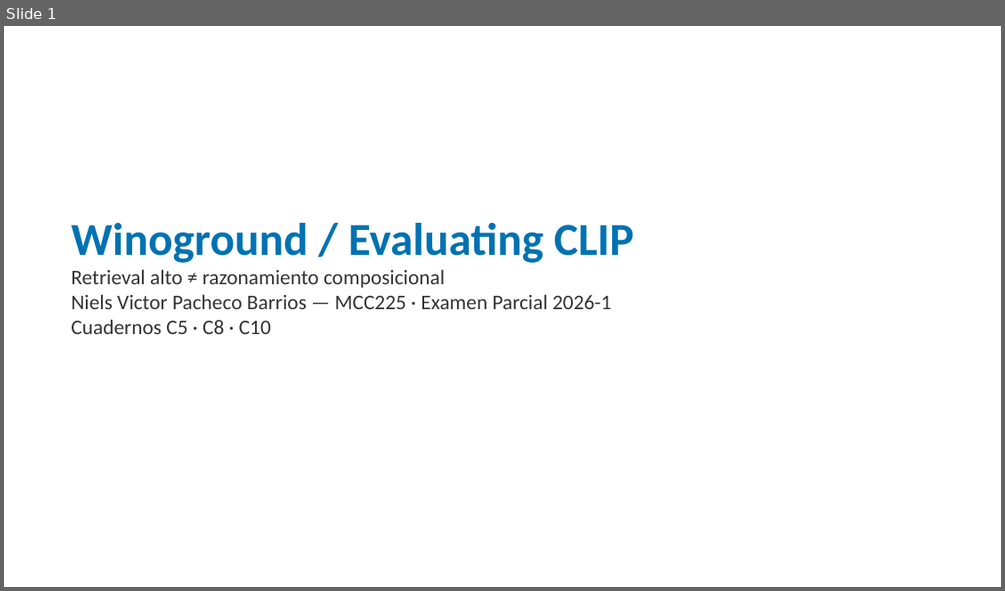
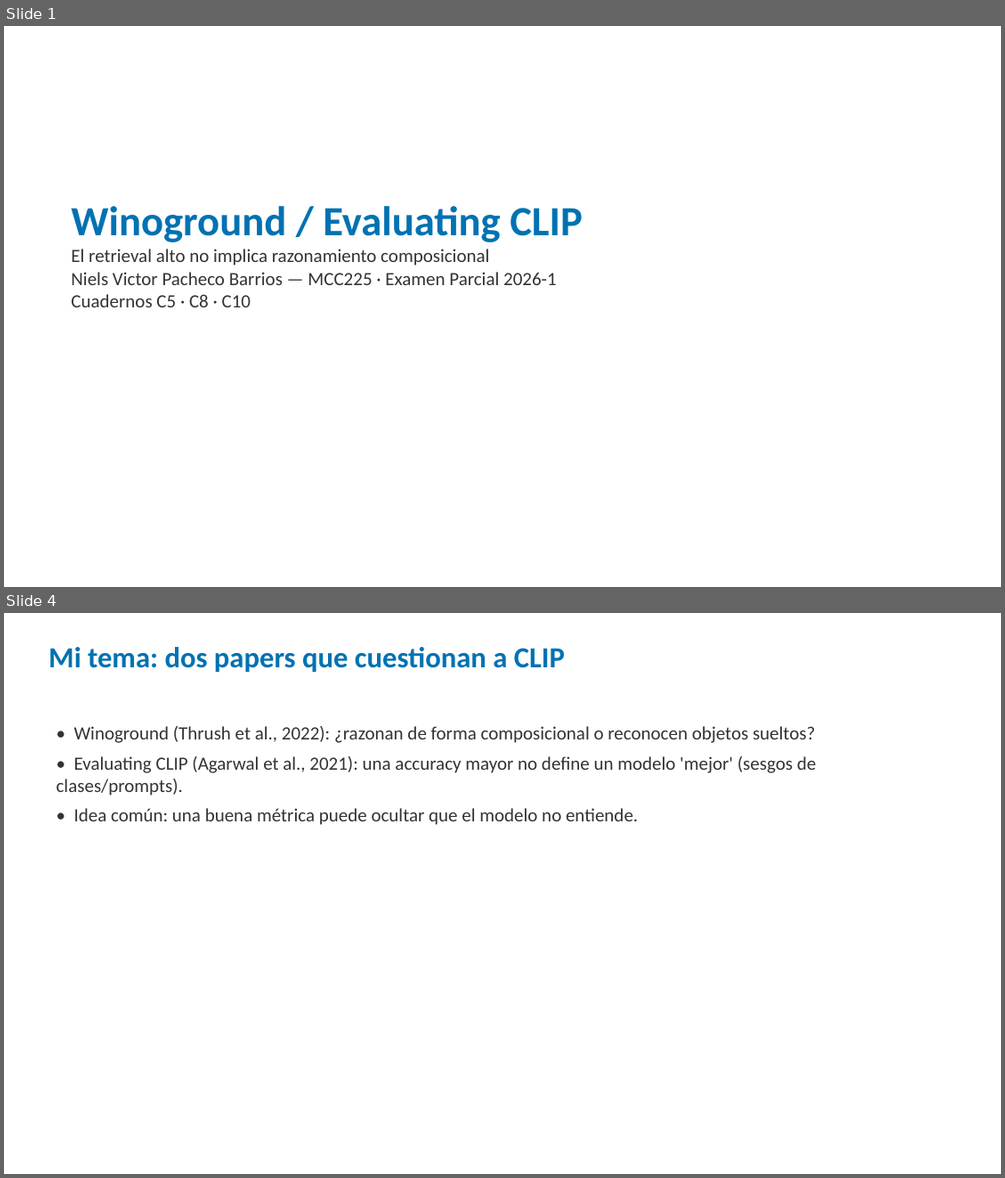
Before and after one commit to nielspac177/MCC225-Winoground, a slide deck: slides/pptx/defensa_winoground.pptx. Shown one above the other, each under a label of ours: slide 1 before the commit, slides 1 and 4 after it; the slides between them are not shown. The pictures are 1005x591 and 1005x1178 pixels, drawn with LibreOffice and Linux fonts; fonts in the diff are those of the drawing. Boxes give left, top, right and bottom in pixels: in the first picture for what was removed or moved away, otherwise in the second. Text is boxed around its words. In the diff, an @@ line names an element or a change of style, - is before the commit and + after.

Commit message:
Examen Parcial 1: guion, plan 20min, defensa de codigo y embeddings versionados

```diff
--- a/slides/pptx/defensa_winoground.pptx
+++ b/slides/pptx/defensa_winoground.pptx
@@ slide 4 added at (x1=4, y1=613, x2=1001, y2=1174), background #FFFFFF @@
@@ text added at (x1=48, y1=647, x2=565, y2=672), 28 pt, text #0072B2, bold @@
+Mi tema: dos papers que cuestionan a CLIP
@@ text added at (x1=57, y1=726, x2=816, y2=825), 18 pt, text #333333 @@
+• Winoground (Thrush et al., 2022): ¿razonan de forma composicional o reconocen objetos sueltos?
+• Evaluating CLIP (Agarwal et al., 2021): una accuracy mayor no define un modelo 'mejor' (sesgos de clases/prompts).
+• Idea común: una buena métrica puede ocultar que el modelo no entiende.
@@ slide 1 changed as well @@
@@ text "Winoground / Evaluating CLIP" moved from (x1=71, y1=223, x2=634, y2=334) to (x1=71, y1=206, x2=582, y2=307) @@
@@ text at (x1=71, y1=206, x2=582, y2=307): size 44 to 40 pt in "Winoground / Evaluating CLIP"; size 20 to 18 pt in "Niels Victor Pacheco Barrios — MCC225 · ...", "Cuadernos C5 · C8 · C10" @@
@@ text at (x1=71, y1=248, x2=489, y2=265): text changed; size 20 to 18 pt @@
-Retrieval alto ≠ razonamiento composicional
+El retrieval alto no implica razonamiento composicional
```
Also in this commit, not shown: 1 other slide changed, 26 other slides added, 6 slides removed, 9 other files.
